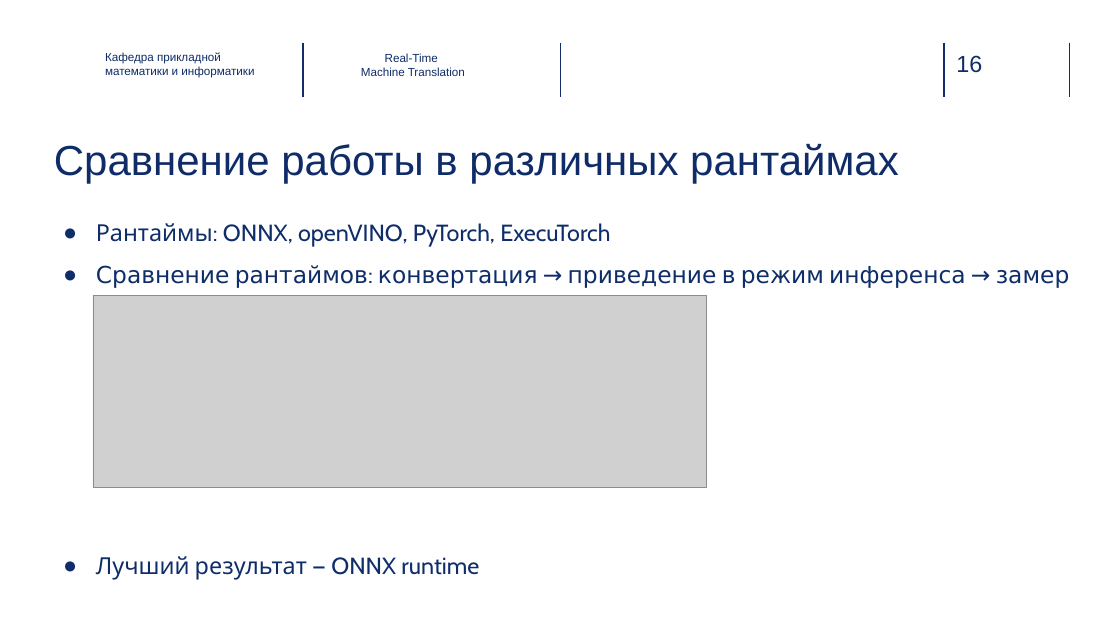
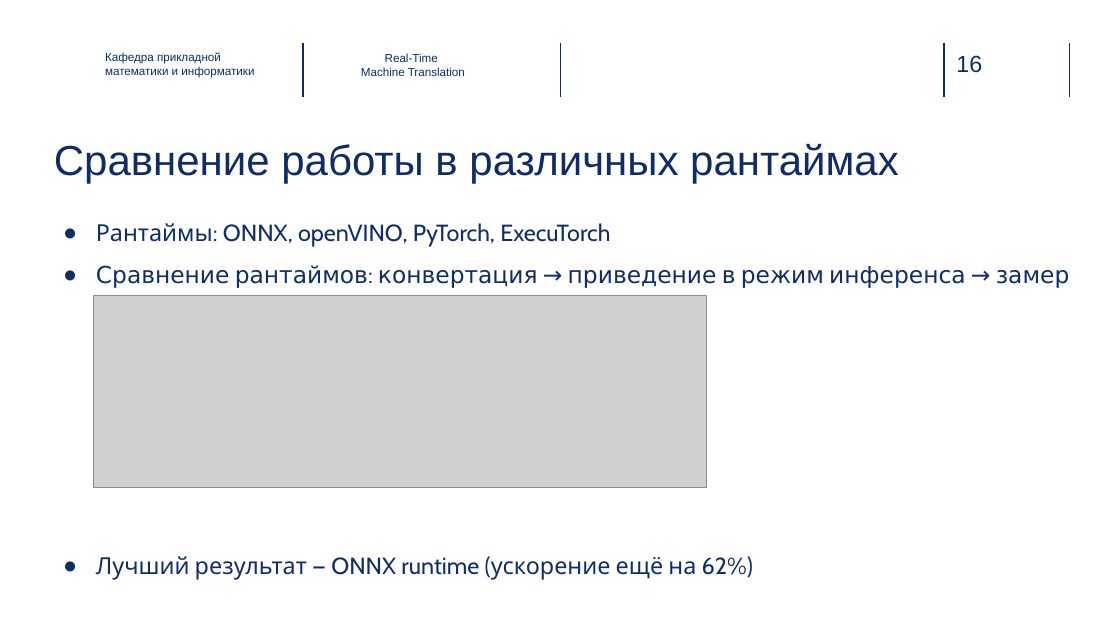
Before and after one commit to DenisKabanov/diploma, a slide deck: slide 16 of presentation.pptx. Drawn at 1120x630 pixels with LibreOffice and Linux fonts; fonts in the diff are those of the drawing; grey boxes stand for pictures; background and template pictures are left out. Boxes give left, top, right and bottom in pixels: in the first picture for what was removed or moved away, otherwise in the second. Text is boxed around its words. In the diff, an @@ line names an element or a change of style, - is before the commit and + after.

Commit message:
update pres

```diff
--- a/presentation.pptx
+++ b/presentation.pptx
@@ text at (x1=96, y1=556, x2=747, y2=580): text changed @@
-● Лучший результат — ONNX runtime
+● Лучший результат — ONNX runtime (ускорение ещё на 62%)
```
